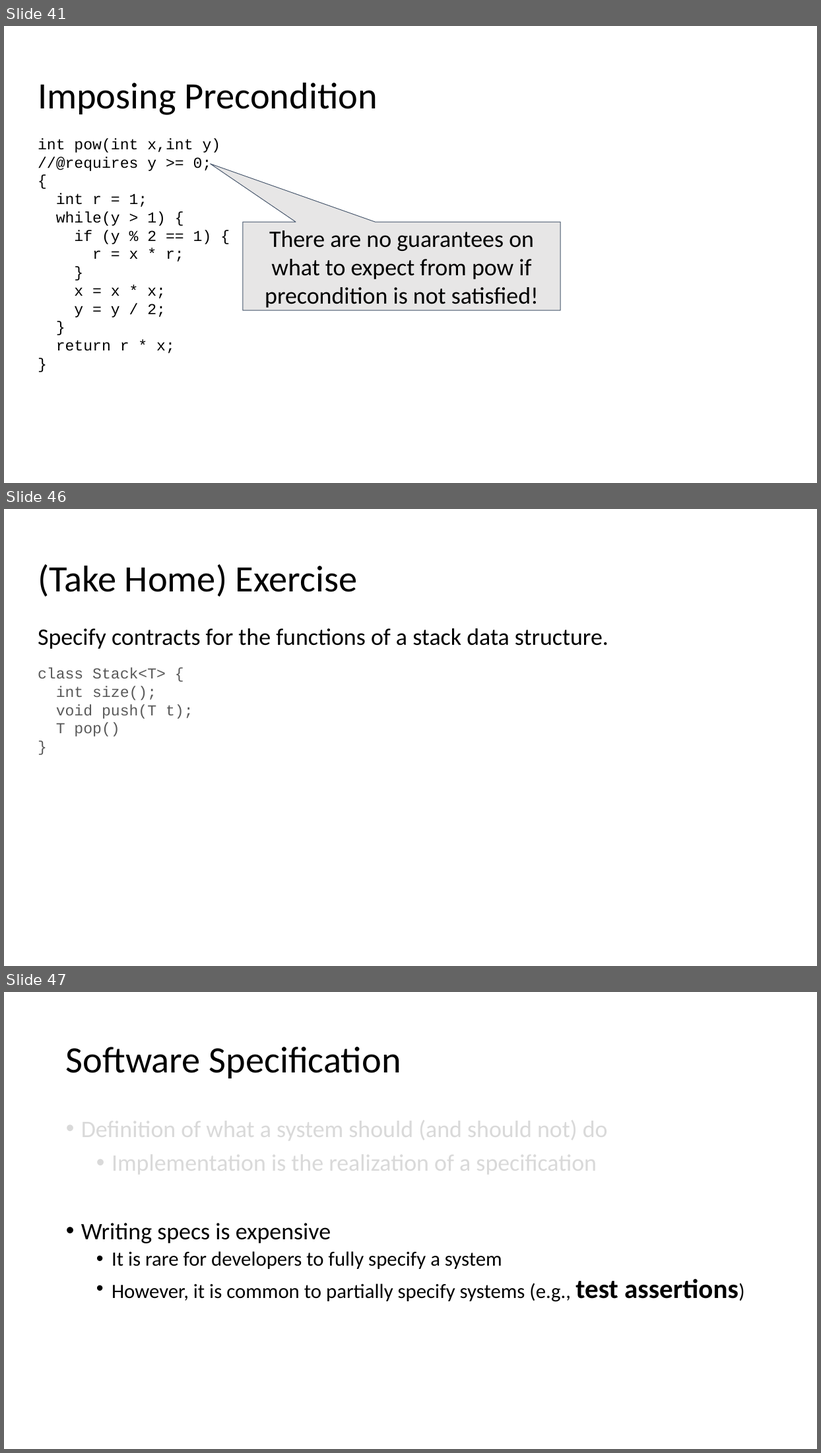
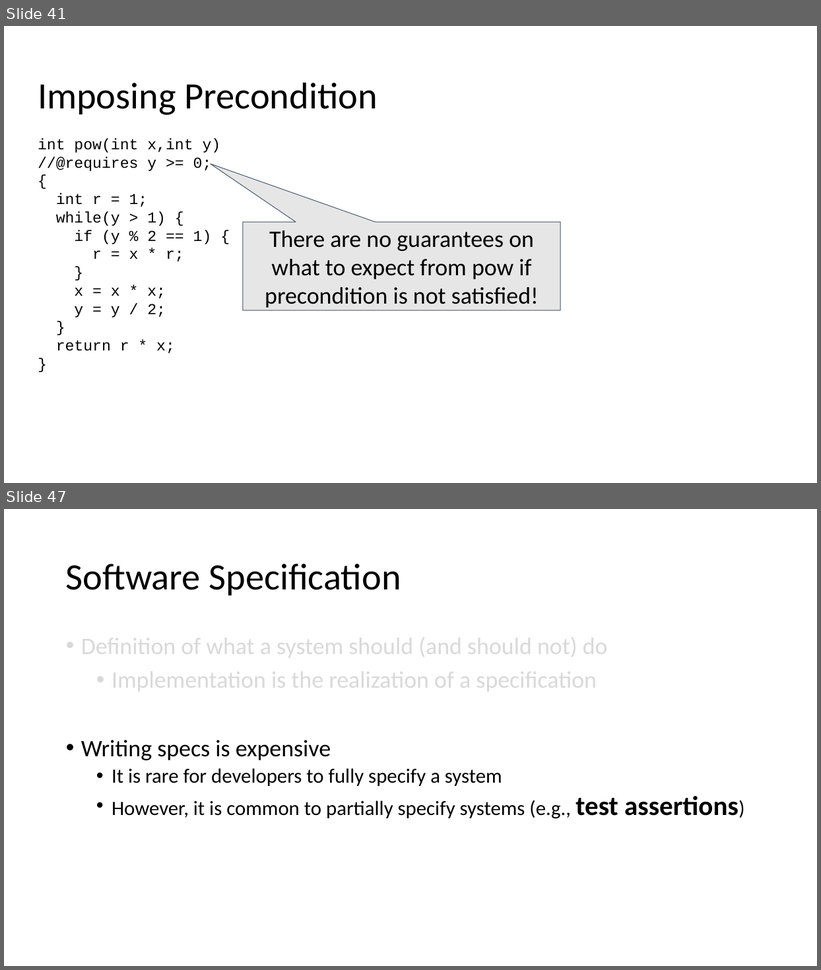
Before and after one commit to STAR-RG/testing-cin, a slide deck: testing-minicourse.pptx. Shown one above the other, each under a label of ours: slides 41, 46 and 47 before the commit, slides 41 and 47 after it; the slides between them are not shown. The pictures are 821x1453 and 821x970 pixels, drawn with LibreOffice and Linux fonts; fonts in the diff are those of the drawing. Boxes give left, top, right and bottom in pixels: in the first picture for what was removed or moved away, otherwise in the second. Text is boxed around its words. In the diff, an @@ line names an element or a change of style, - is before the commit and + after.

```diff
--- a/testing-minicourse.pptx
+++ b/testing-minicourse.pptx
@@ slide 46 removed at [4,509,817,966], background #FFFFFF @@
@@ text removed at [38,564,357,597] @@
-(Take Home) Exercise
@@ text removed at [38,628,609,737] @@
-Specify contracts for the functions of a stack data structure.
-class Stack<T> {
-int size();
-void push(T t);
-T pop()
-}
```
Also in this commit, not shown: 5 slides changed.
